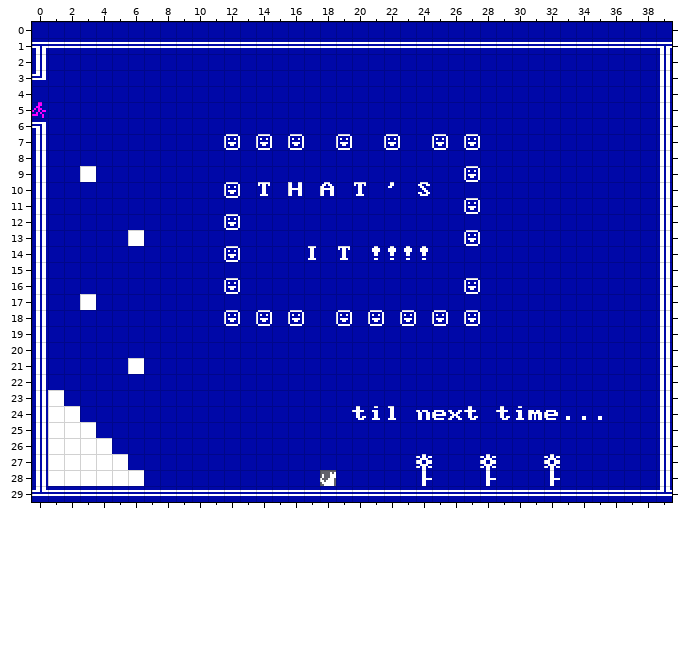
Tiled map (JSON): assets/map/kvn-long-map/room-end.tmj. Above, as it was before the edit.
Cells are 8x8 px. Shown: x 0..39, y 0..29.
Now the later version:
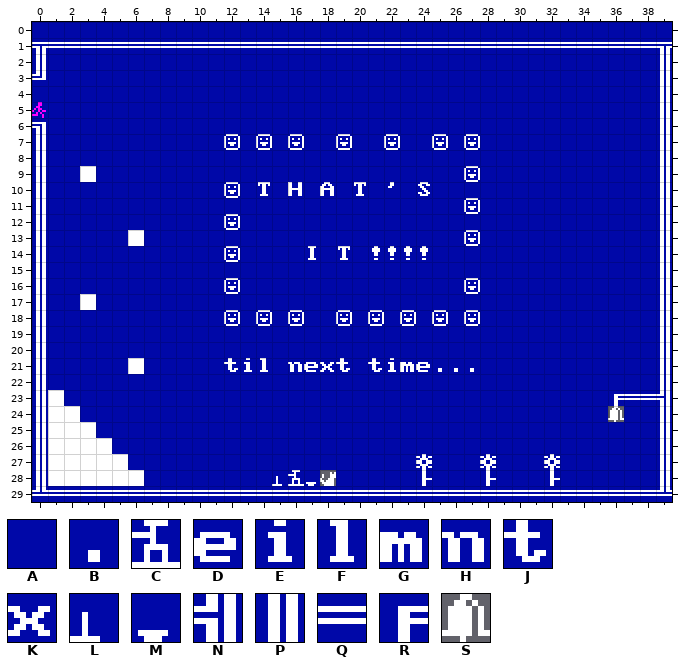
Key: from "bg": A 0, B 46, C 96, D 101, E 105, F 108, G 109, H 110, J 116, K 120, L 134, M 165, N 185, P 186, Q 205, R 213, S 258.
_ is an empty cell.
Diff:
Layer "Tile Layer 1":
y 21: x 12..14 AAA -> JEF; x 16..19 AAAA -> HDKJ; x 21..27 AAAAAAA -> JEGDBBB
y 23: x 36..39 AAAP -> RQQN
y 24: x 20..22 JEF -> AAA; x 24..27 HDKJ -> AAAA; x 29..36 JEGDBBBA -> AAAAAAAS
y 28: x 15..17 AAA -> LCM
Pixel boxes of the changes (left, top, right, bottom) in both pictures:
changed: (224, 358, 268, 372)
changed: (288, 358, 350, 372)
changed: (368, 358, 474, 372)
changed: (496, 394, 664, 422)
changed: (352, 406, 396, 420)
changed: (416, 406, 478, 420)
changed: (272, 470, 316, 486)
